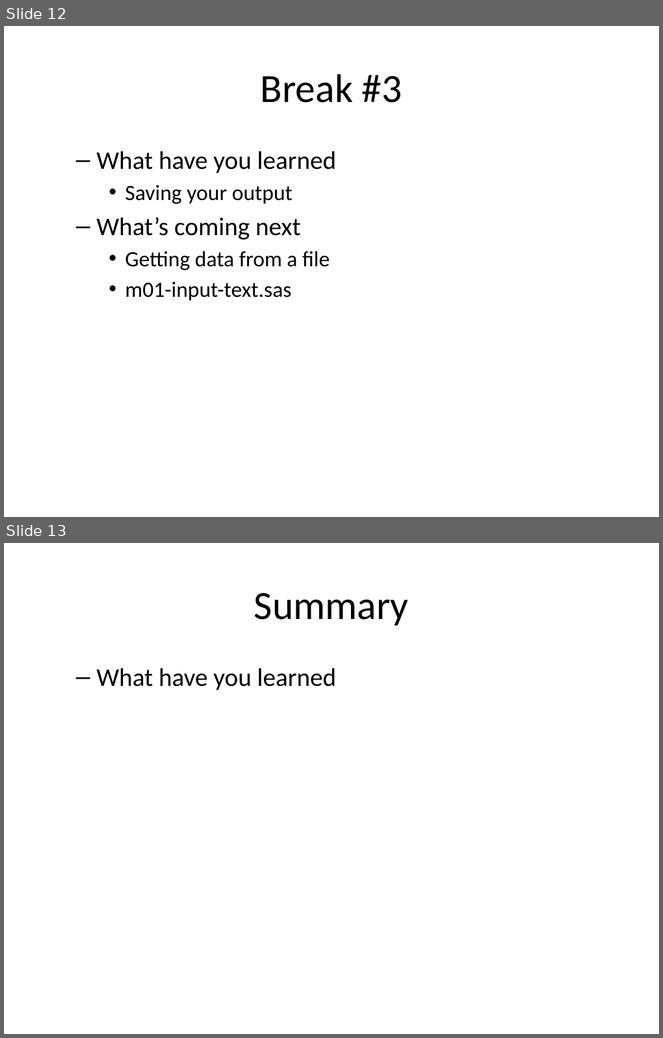
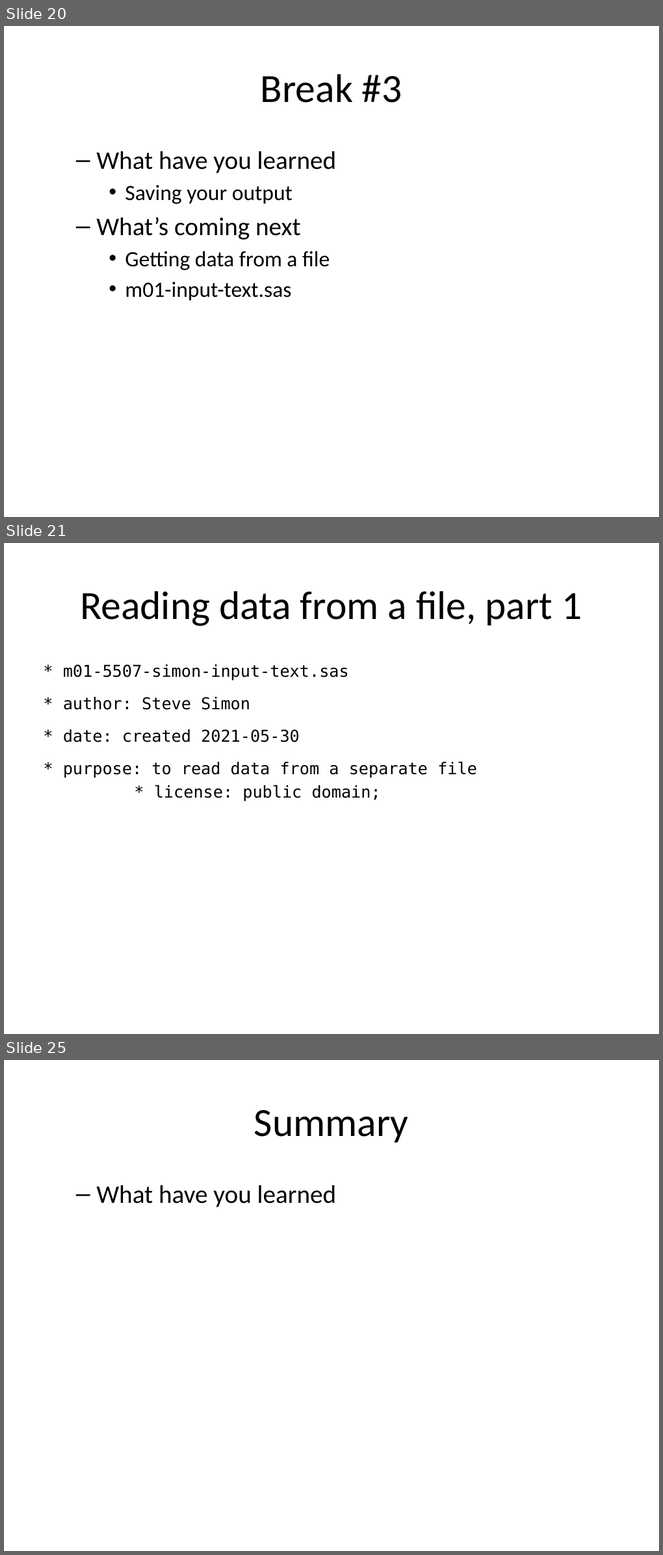
Before and after one commit to pmean/introduction-to-SAS, a slide deck: results/m01-basic-program.pptx. Shown one above the other, each under a label of ours: slides 12 and 13 before the commit, slides 20, 21 and 25 after it; the slides between them are not shown. The pictures are 663x1038 and 663x1555 pixels, drawn with LibreOffice and Linux fonts; fonts in the diff are those of the drawing. Boxes give left, top, right and bottom in pixels: in the first picture for what was removed or moved away, otherwise in the second. Text is boxed around its words. In the diff, an @@ line names an element or a change of style, - is before the commit and + after.

```diff
--- a/results/m01-basic-program.pptx
+++ b/results/m01-basic-program.pptx
@@ slide 21 added at <box>4,543,659,1034</box>, background #FFFFFF @@
@@ title added at <box>80,591,582,626</box>, 44 pt, text #000000 @@
+Reading data from a file, part 1
@@ text added at <box>63,665,477,802</box>, 18 pt, text #000000 @@
+* m01-5507-simon-input-text.sas
+* author: Steve Simon
+* date: created 2021-05-30
+* purpose: to read data from a separate file
+* license: public domain;
@@ what was slide 12 is now slide 20 @@
@@ what was slide 13 is now slide 25 @@
```
Also in this commit, not shown: 3 slides changed, 11 other slides added, 6 other files.
